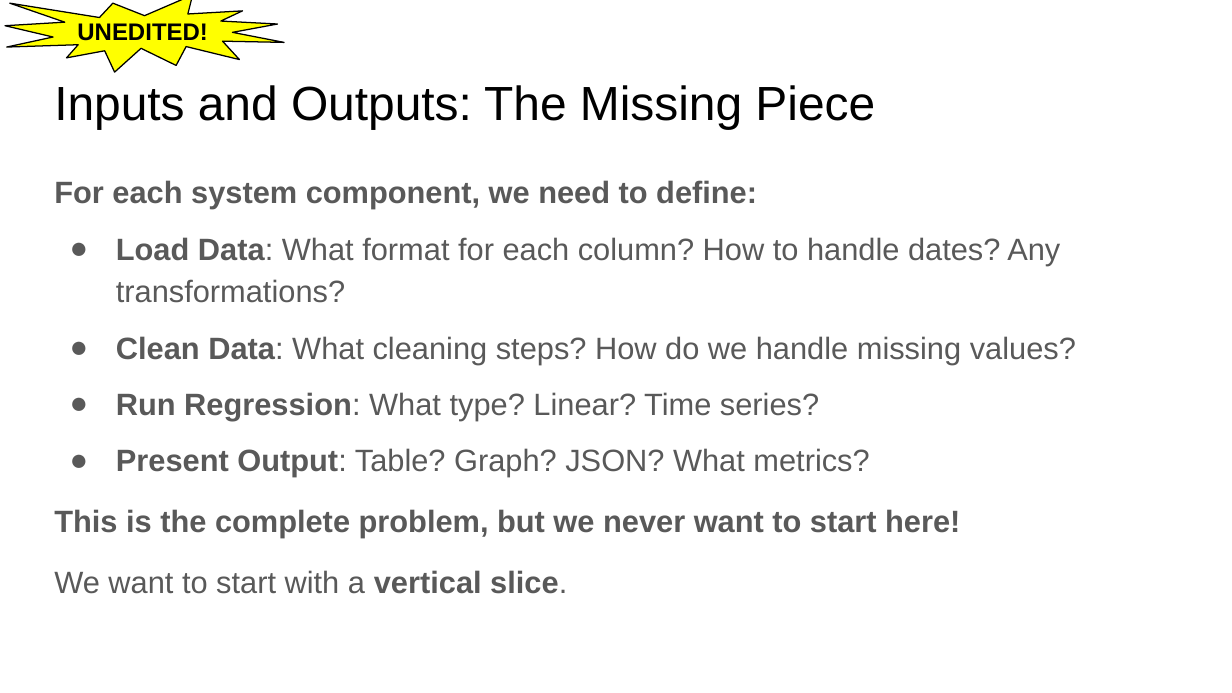
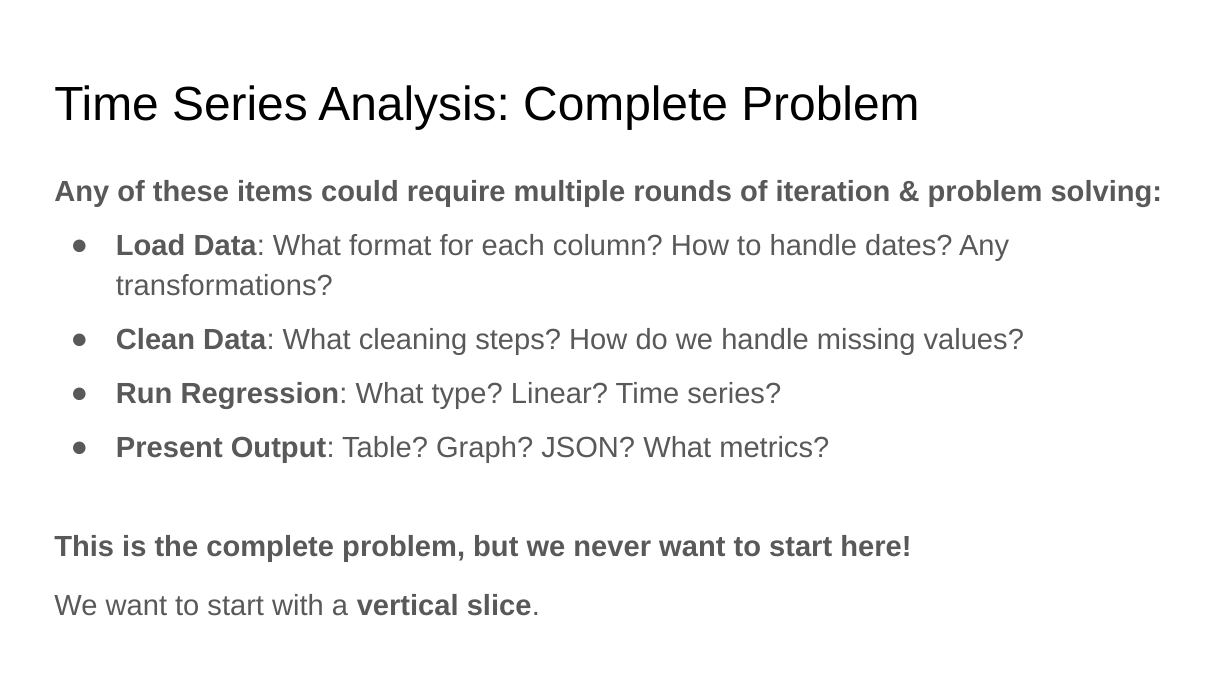
Before and after one commit to dsi-rse/careers-workshop-ai-development, a slide deck: slide 24 of lecture_2/slides/lecture_2.pptx (slide 14 before the commit). Drawn at 1232x693 pixels with LibreOffice and Linux fonts; fonts in the diff are those of the drawing. Boxes give left, top, right and bottom in pixels: in the first picture for what was removed or moved away, otherwise in the second. Text is boxed around its words. In the diff, an @@ line names an element or a change of style, - is before the commit and + after.

```diff
--- a/lecture_2/slides/lecture_2.pptx
+++ b/lecture_2/slides/lecture_2.pptx
@@ irregular seal removed at <box>5,0,285,73</box> @@
-UNEDITED!
@@ title at <box>54,85,919,129</box>: text changed @@
-Inputs and Outputs: The Missing Piece
+Time Series Analysis: Complete Problem
@@ text at <box>54,180,1163,207</box>: text changed; size 18 to 17 pt @@
-For each system component, we need to define:
+Any of these items could require multiple rounds of iteration & problem solving:
@@ text at <box>54,234,1024,616</box>: size 18 to 17 pt in "Load Data: What format for each column? ...", "Clean Data: What cleaning steps? How do ...", "Run Regression: What type? Linear? Time series?", "Present Output: Table? Graph? JSON? What metrics?" and 2 more places; indent changed @@
```
Also in this commit, not shown: 22 other slides changed, 22 slides added, 8 slides removed, 5 other files.
